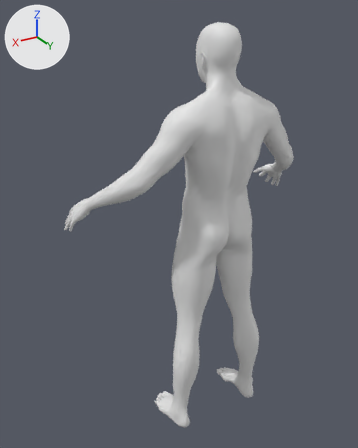
The glTF model game/assets/humans/orc_male_adult.glb, before and after one commit.
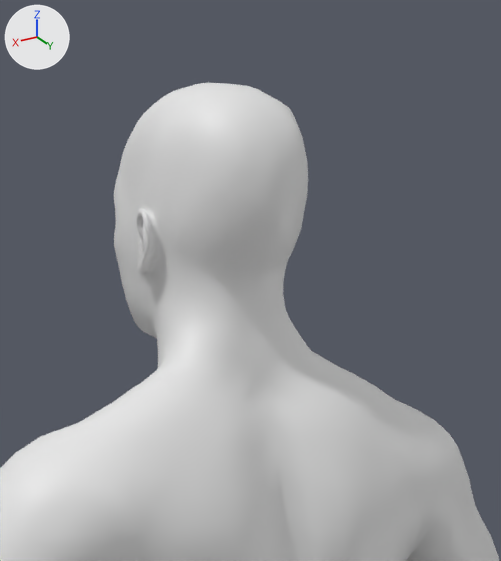
Old and new are each drawn whole from a camera (50 mm lens) standing at (1.298, 1.778, 2.073) and looking at (0.089, -0.236, 1.066) and again close up on the part from 47% to 80% of the width and 1% to 30% of the height. Arrows for +X, +Y and +Z are at upper left; the lights stay in place. The last two pictures show the newer version. Materials are left out; every surface is plain grey. Vertices at exactly the same position are counted once.

Objects in the first close-up: 'Body'.
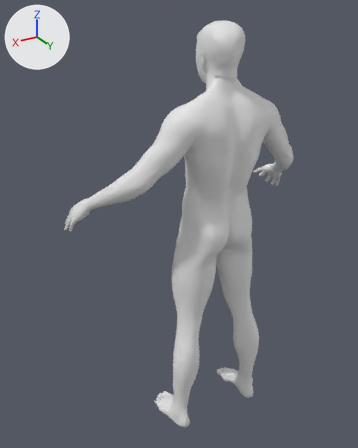
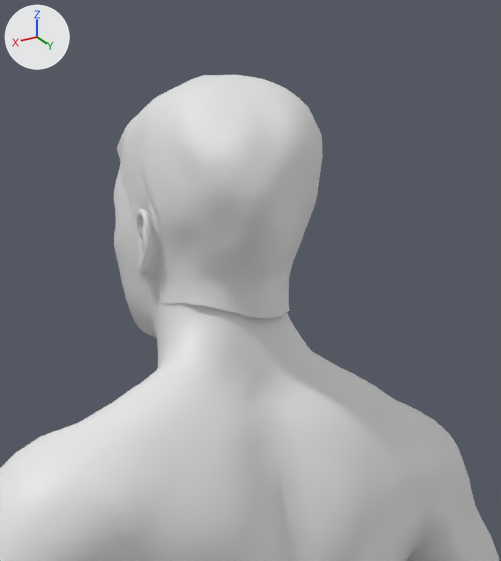
Edits to the bpy script that builds the scene:
```text
Change me_mesh_0:
    used by ob_body; location = (0.0, 0.0, 0.0)
    remove me_mesh_0.from_pydata(...)  # 13380 vertices, 26756 faces; spans x -0.65..0.65, y -0.43..0.12, z 0.0..2.03
    add me_mesh_0.from_pydata(...)  # 14611 vertices, 29042 faces; spans x -0.65..0.65, y -0.43..0.12, z 0.0..2.04
    me_mesh_0 part 1: a new loose piece of 1011 vertices spanning x -0.11..0.09, y -0.19..0.07, z 1.8..2.04
    other edits to the shape of me_mesh_0 do not show in these pictures
```

What differs and where, as boxes (x1, y1, x2, y2) in the close-ups (501 x 561 px):
'Body', reshaped
    before: (0, 83, 499, 561)
    after: (0, 75, 499, 561)
part 1 of me_mesh_0, added
    after: (117, 75, 323, 318)
